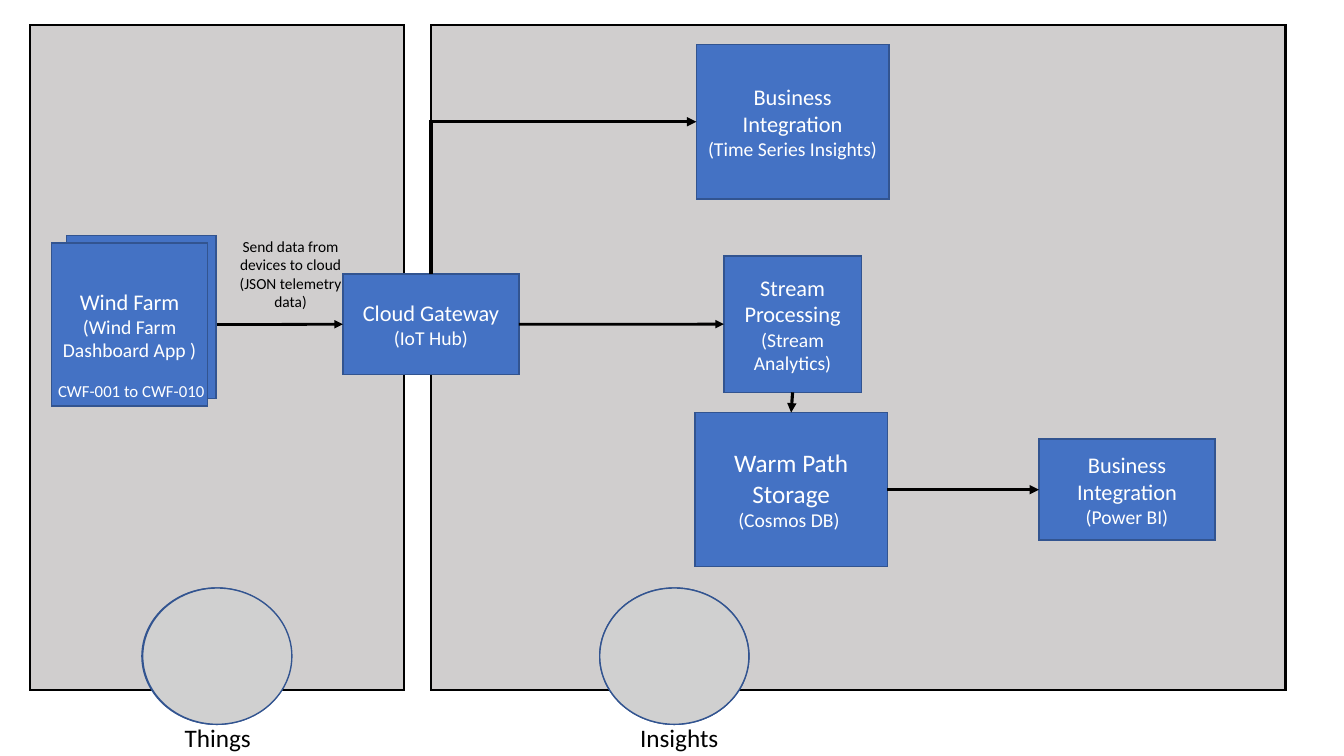
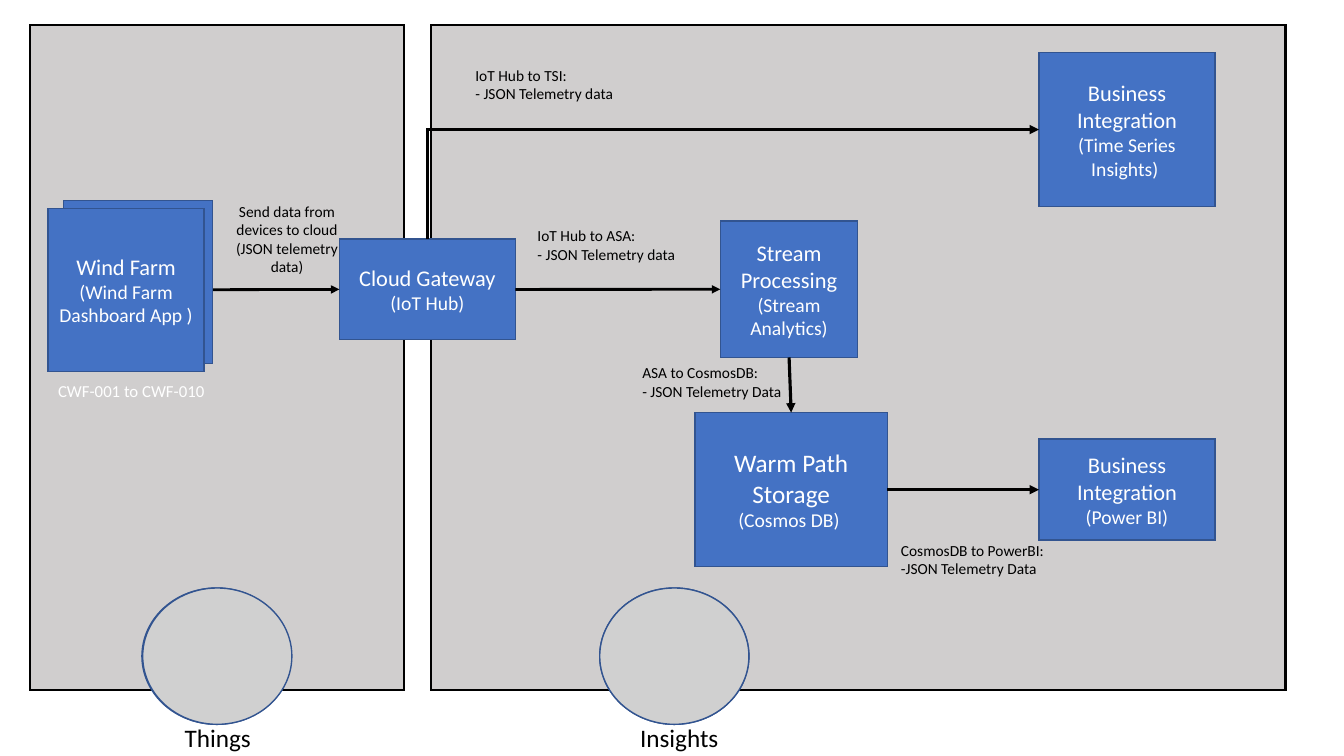
Before and after one commit to DavidSchmidt1/IoTCapstone-Projekt-master, a slide deck: slide 1 of Lab2/WindFarmArchitecture-36FB8F6A.pptx. Drawn at 1344x756 pixels with LibreOffice and Linux fonts; fonts in the diff are those of the drawing; grey boxes stand for pictures. Boxes give left, top, right and bottom in pixels: in the first picture for what was removed or moved away, otherwise in the second. Text is boxed around its words. In the diff, an @@ line names an element or a change of style, - is before the commit and + after.

Commit message:
Update v4

```diff
--- a/Lab2/WindFarmArchitecture-36FB8F6A.pptx
+++ b/Lab2/WindFarmArchitecture-36FB8F6A.pptx
@@ rectangle "Business Integration": place and size @@
-rectangle "Business Integration" at bbox=[697, 44, 889, 199]
+rectangle "Business Integration" at bbox=[1040, 52, 1216, 207]
@@ text added at bbox=[475, 70, 613, 102], 11 pt, text #000000 @@
+IoT Hub to TSI:
+- JSON Telemetry data
@@ elbow arrow moved from (431, 274) - (697, 122) to (427, 239) - (1040, 130) @@
@@ text added at bbox=[537, 230, 675, 263], 11 pt, text #000000 @@
+IoT Hub to ASA:
+- JSON Telemetry data
@@ 4 rectangles, 1 text, 1 double arrow, 1 arrow: place and size @@
-4 rectangles, 1 text, 1 double arrow, 1 arrow at bbox=[51, 236, 861, 406]
+4 rectangles, 1 text, 1 double arrow, 1 arrow at bbox=[48, 201, 858, 372]
@@ arrow moved from (792, 392) - (791, 412) to (789, 358) - (791, 412) @@
@@ text added at bbox=[642, 368, 781, 400], 11 pt, text #000000 @@
+ASA to CosmosDB:
+- JSON Telemetry Data
@@ text added at bbox=[901, 546, 1044, 577], 11 pt, text #000000 @@
+CosmosDB to PowerBI:
+-JSON Telemetry Data
```
